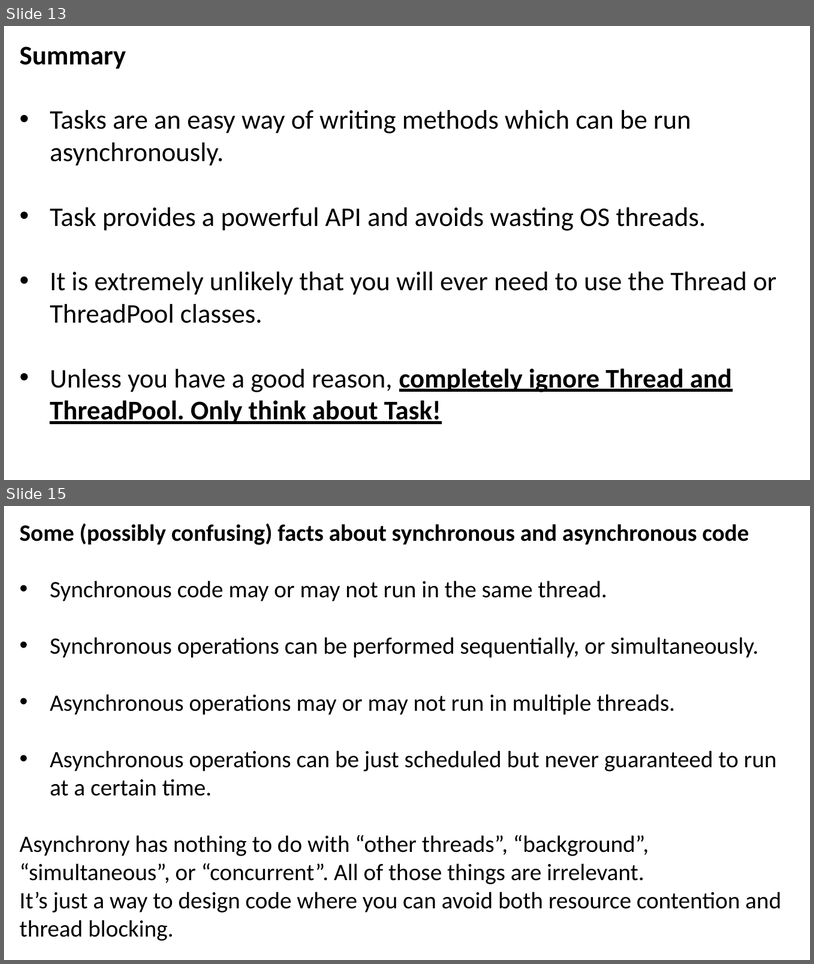
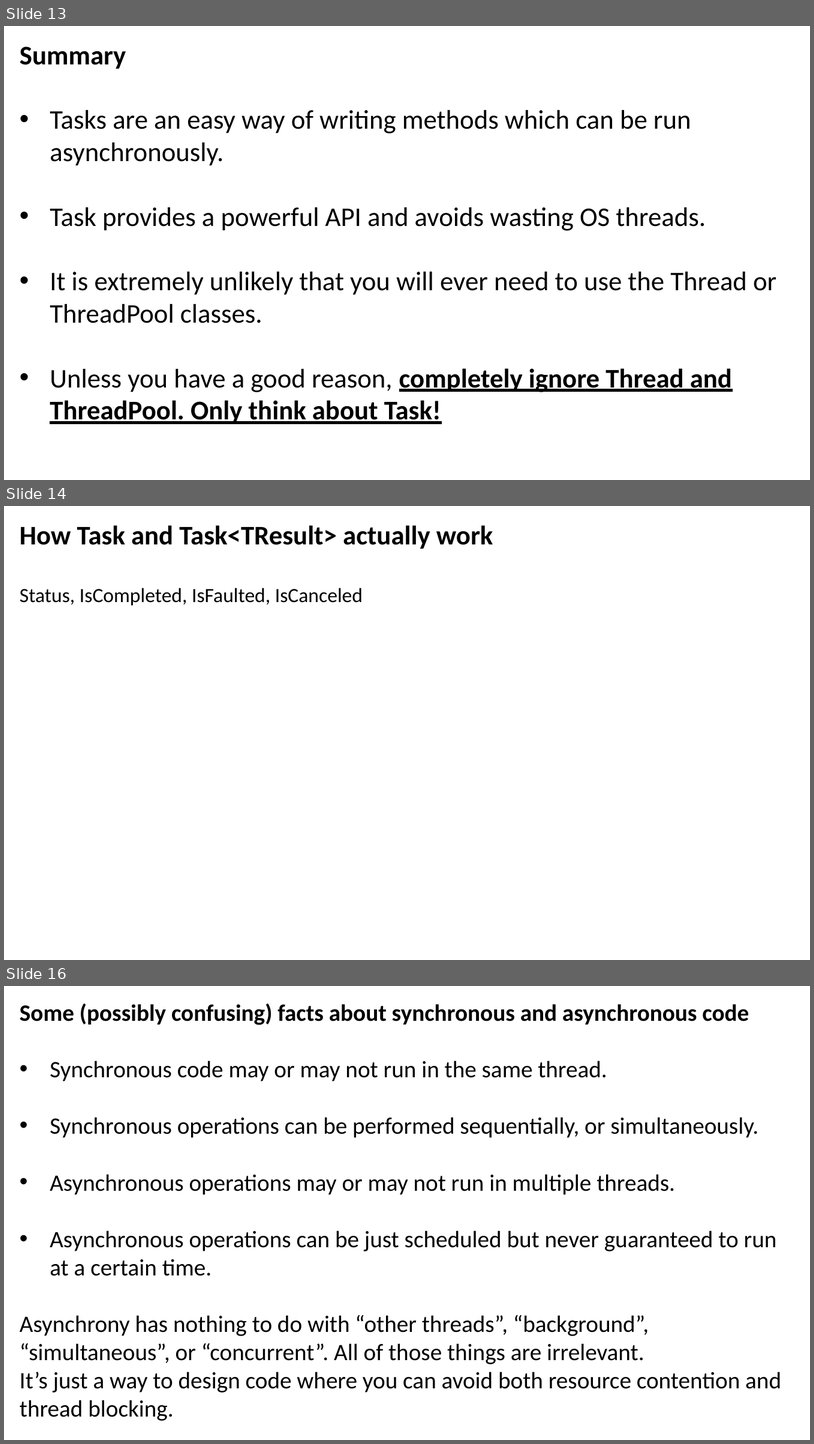
Before and after one commit to JoshKain/AsyncAwaitQuiz, a slide deck: Async and await presentation.pptx. Shown one above the other, each under a label of ours: slides 13 and 15 before the commit, slides 13, 14 and 16 after it; the slides between them are not shown. The pictures are 814x964 and 814x1444 pixels, drawn with LibreOffice and Linux fonts; fonts in the diff are those of the drawing. Boxes give left, top, right and bottom in pixels: in the first picture for what was removed or moved away, otherwise in the second. Text is boxed around its words. In the diff, an @@ line names an element or a change of style, - is before the commit and + after.

```diff
--- a/Async and await presentation.pptx
+++ b/Async and await presentation.pptx
@@ slide 14 added at box(4, 506, 810, 960), background #FFFFFF @@
@@ text added at box(20, 525, 493, 606), 24 pt, text #000000 @@
+How Task and Task<TResult> actually work
+Status, IsCompleted, IsFaulted, IsCanceled
@@ what was slide 15 is now slide 16 @@
```
Also in this commit, not shown: 2 slides changed, 1 slide removed.
